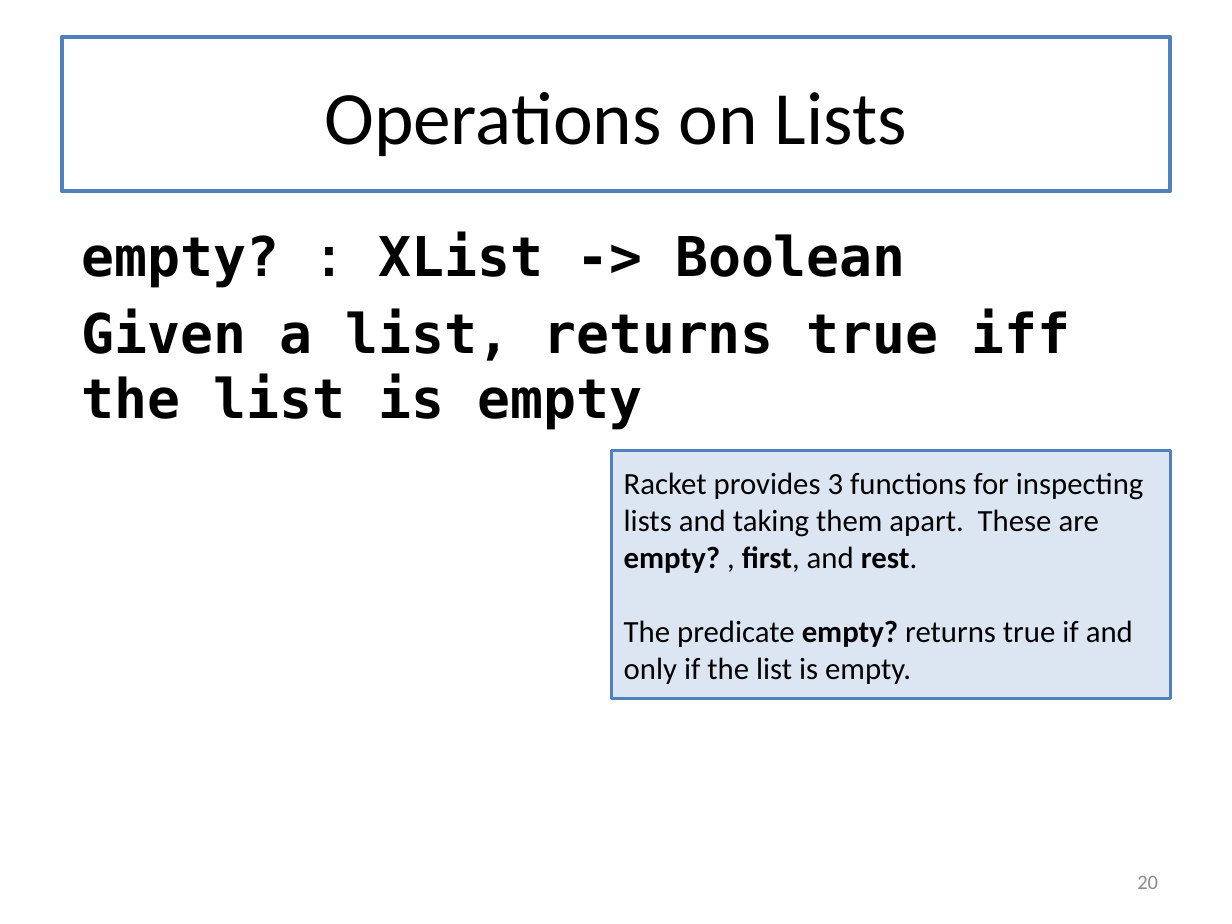
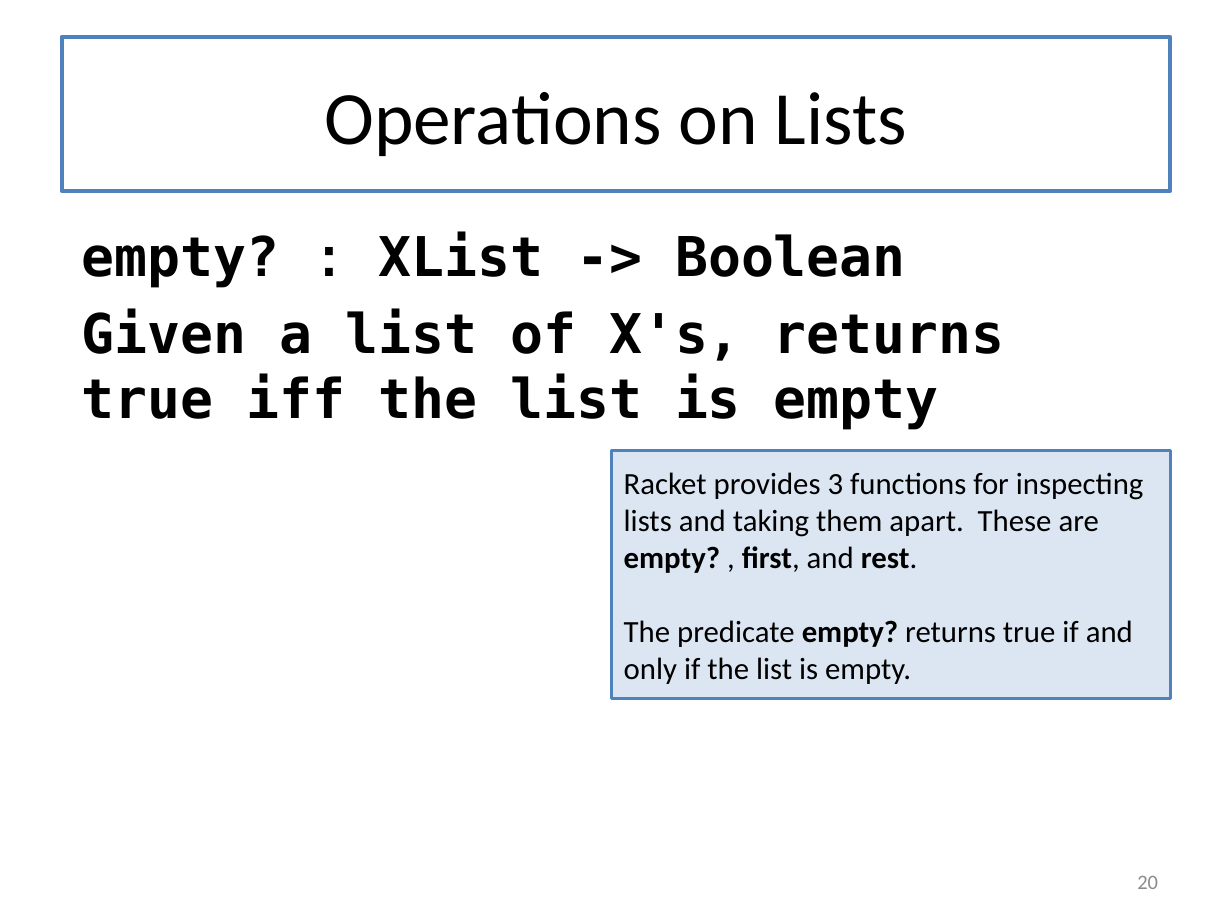
Before and after one commit to mwand/cs5010f17, a slide deck: slide 20 of Slides/Lesson 4.1 Lists.pptx. Drawn at 1232x924 pixels with LibreOffice and Linux fonts; fonts in the diff are those of the drawing. Boxes give left, top, right and bottom in pixels: in the first picture for what was removed or moved away, otherwise in the second. Text is boxed around its words. In the diff, an @@ line names an element or a change of style, - is before the commit and + after.

Commit message:
tweaked L4.1

```diff
--- a/Slides/Lesson 4.1 Lists.pptx
+++ b/Slides/Lesson 4.1 Lists.pptx
@@ text at <box>82,308,1005,430</box>: text changed @@
-Given a list, returns true iff the list is empty
+Given a list of X's, returns true iff the list is empty
```
